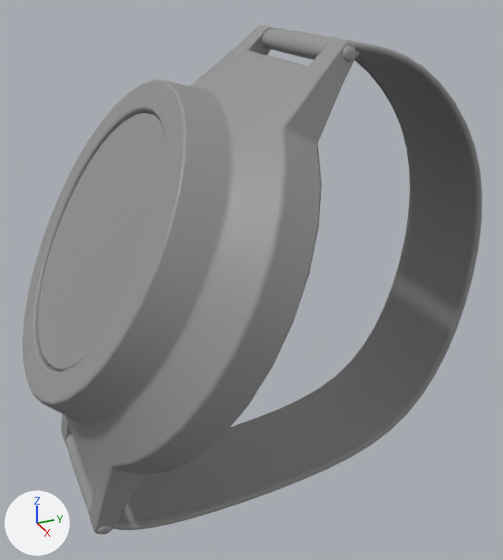
One commit to the glTF model 3DSource/Texture/Watch01.glb: the scene before it, then after it.
The view is the same before and after, from a 50 mm camera at (1.845, -0.839, 1.639) aimed at (-0.009, -0.005, 0.712). Lighting does not change. The marker at lower left points along +X, +Y and +Z. The first picture is the older version.

The first picture shows 'Body_use', 'Glass_use', 'Stripe_use'.
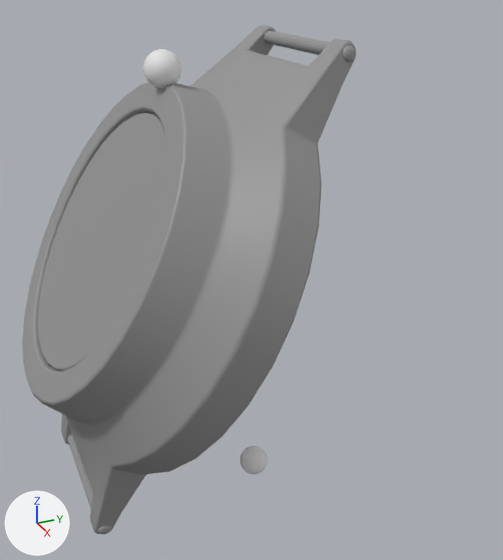
Changed parts and their boxes [x1, y1, x2, y2] in the pictures (503 x 560 px):
'Stripe_use', deleted: before [66, 28, 482, 530]
'socket_pin', added: after [143, 49, 181, 88]
'socket_strap', added: after [240, 446, 268, 474]

Diff of the bpy script that builds the scene:
```diff
--- a/3DSource/Texture/Watch01.glb.py
+++ b/3DSource/Texture/Watch01.glb.py
@@ me_sphere_003 @@
+me_sphere_003.from_pydata(...)  # a UV sphere (32 segments, 16 rings, poles along z) spanning x -0.05..0.05, y -0.05..0.05, z -0.05..0.05
@@ ob_stripe_use @@
-ob_stripe_use = bpy.data.objects.new('Stripe_use', me_circle_004)
-ob_stripe_use.location = (0.0, -0.265, 0.0)
@@ ob_socket_pin @@
+ob_socket_pin = bpy.data.objects.new('socket_pin', me_sphere_003)
+ob_socket_pin.location = (0.0, -0.268, 1.379)
@@ ob_socket_strap @@
+ob_socket_strap = bpy.data.objects.new('socket_strap', me_sphere_003.copy())
+ob_socket_strap.location = (0.0, 0.0, 0.0)
```
